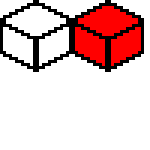
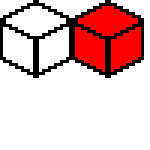
Layered file, before and after one edit (150 × 150). Changes by layer:
painted on "Taso 0" over [0, 51, 144, 78]
